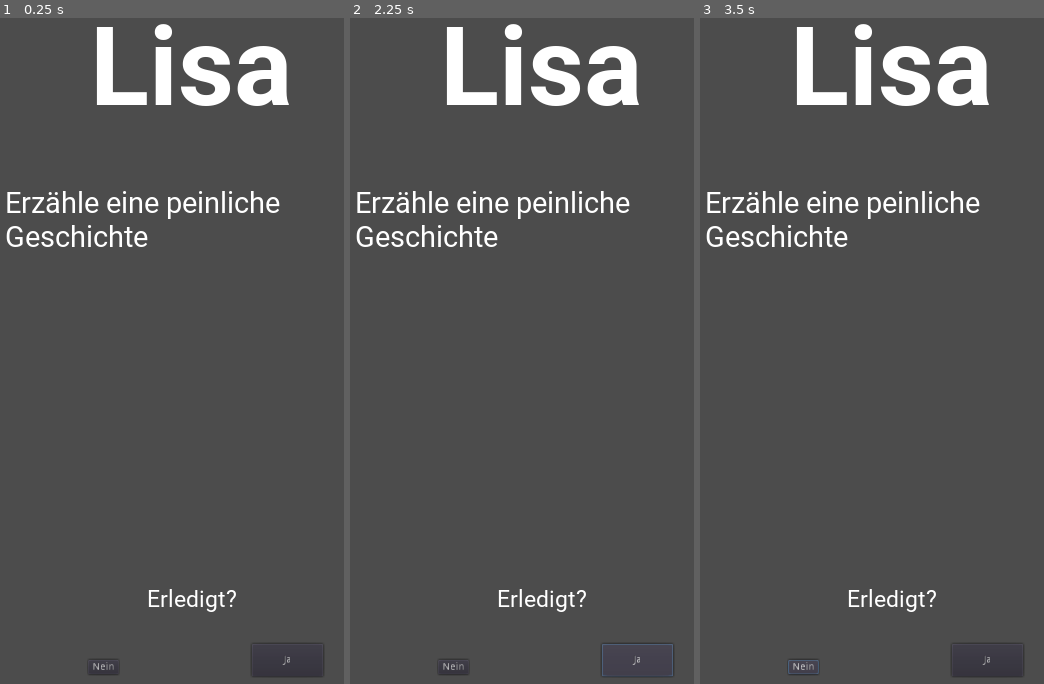
Above: before the commit, frames 1-3 (left to right).
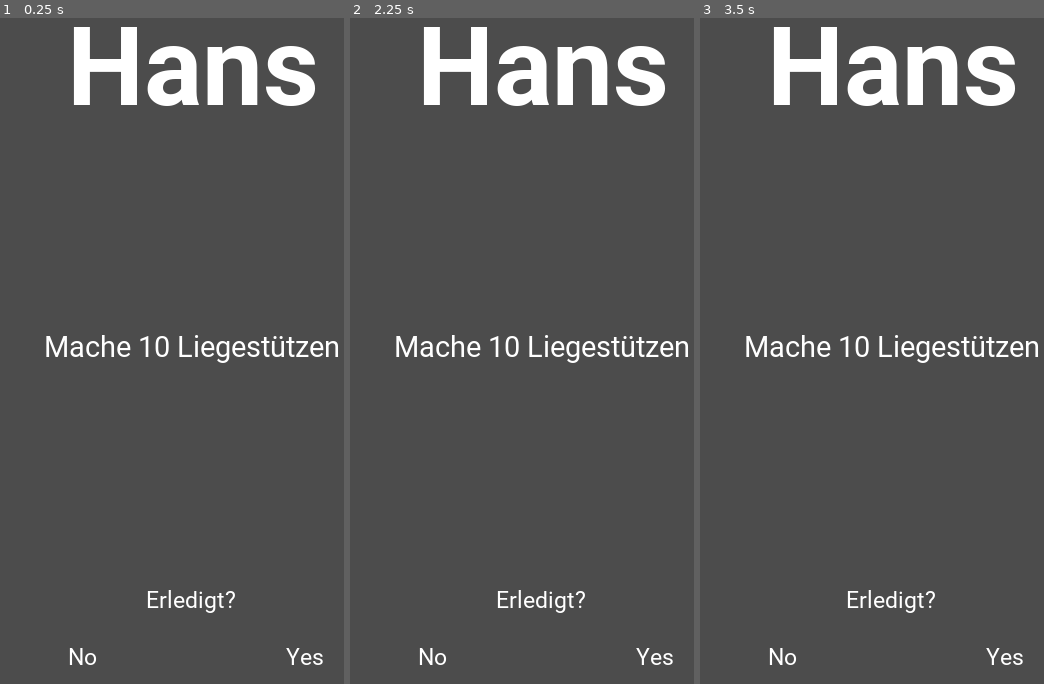
Above: after the commit, the same moments.

Repository: Sajeg/Truth2
Game: Godot game, scene res://Scenes/Main.tscn
Two runs of this game, one before a commit and one after it. Both use one fixed random seed, a clock stepped at 60 frames per second and the inputs below.
Inputs (mouse positions are in pixels of both pictures, inside the frame that each line leads up to):
- Up to frame 1 (0.25 s): no input
- Up to frame 2 (2.25 s): click (638, 657) at 0.5 s, where only the run before the commit has a clickable "Ja"; click (453, 664) at 1.25 s, where only the run before the commit has a clickable "Nein"; click (638, 657) at 2 s, where only the run before the commit has a clickable "Ja"
- Up to frame 3 (3.5 s): click (803, 664) at 2.75 s, where only the run before the commit has a clickable "Nein"

The runs differ from the first frame. In frame 1, 7.0% of the frame differs, in the area x 1-99%, y 0-99%; in frame 2, 7.1%; in frame 3, 7.1%.

Commit message:
Added a Interface for the tasks

Diff:
--- /dev/null
+++ b/Assets/Fonts/standart.tres
@@ -0,0 +1,7 @@
+[gd_resource type="DynamicFont" load_steps=2 format=2]
+
+[ext_resource path="res://Assets/Fonts/Roboto-Regular.ttf" type="DynamicFontData" id=1]
+
+[resource]
+size = 32
+font_data = ExtResource( 1 )
--- a/Scenes/Main.tscn
+++ b/Scenes/Main.tscn
@@ -1,8 +1,10 @@
-[gd_scene load_steps=7 format=2]
+[gd_scene load_steps=8 format=2]
 
 [ext_resource path="res://Scripts/Main.gd" type="Script" id=1]
 [ext_resource path="res://Assets/Fonts/Roboto-Bold.ttf" type="DynamicFontData" id=2]
 [ext_resource path="res://Assets/Fonts/Roboto-Regular.ttf" type="DynamicFontData" id=3]
+[ext_resource path="res://Assets/Fonts/standart.tres" type="DynamicFont" id=4]
+[ext_resource path="res://Assets/nothing.png" type="Texture" id=5]
 
 [sub_resource type="DynamicFont" id=1]
 size = 150
@@ -10,10 +12,6 @@
 
 [sub_resource type="DynamicFont" id=2]
 size = 40
-font_data = ExtResource( 3 )
-
-[sub_resource type="DynamicFont" id=3]
-size = 32
 font_data = ExtResource( 3 )
 
 [node name="Control" type="Control"]
@@ -24,48 +22,85 @@
 [node name="Name" type="Label" parent="."]
 anchor_left = 0.5
 anchor_right = 0.5
-margin_left = -139.0
+margin_left = -279.0
 margin_top = 150.0
-margin_right = 139.0
+margin_right = 284.0
 margin_bottom = 327.0
 custom_fonts/font = SubResource( 1 )
 text = "Lisa"
+align = 1
+valign = 1
 
-[node name="RichTextLabel" type="RichTextLabel" parent="."]
+[node name="CenterContainer" type="VBoxContainer" parent="."]
 anchor_left = 0.5
 anchor_top = 0.5
 anchor_right = 0.5
 anchor_bottom = 0.5
-margin_left = -256.0
-margin_top = -150.0
-margin_right = 238.0
-margin_bottom = 393.0
+margin_left = -245.5
+margin_top = -210.0
+margin_right = 245.5
+margin_bottom = 356.0
+alignment = 1
+
+[node name="RichTextLabel" type="RichTextLabel" parent="CenterContainer"]
+margin_top = 234.0
+margin_right = 491.0
+margin_bottom = 332.0
 custom_fonts/normal_font = SubResource( 2 )
+bbcode_enabled = true
+bbcode_text = "[center]Erzähle eine peinliche Geschichte[/center]"
 text = "Erzähle eine peinliche Geschichte"
 fit_content_height = true
 
-[node name="Label" type="Label" parent="."]
+[node name="done" type="Control" parent="."]
 anchor_left = 0.5
 anchor_top = 1.0
 anchor_right = 0.5
 anchor_bottom = 1.0
+margin_left = -20.0
+margin_top = -150.0
+margin_right = 20.0
+margin_bottom = -110.0
+
+[node name="Done\?" type="Label" parent="done"]
+anchor_left = 0.5
+anchor_top = 0.5
+anchor_right = 0.5
+anchor_bottom = 0.5
 margin_left = -61.5
-margin_top = -150.0
+margin_top = -19.0
 margin_right = 61.5
-margin_bottom = -112.0
-custom_fonts/font = SubResource( 3 )
+margin_bottom = 19.0
+custom_fonts/font = ExtResource( 4 )
 text = "Erledigt?"
 
-[node name="Button" type="Button" parent="."]
-margin_left = 393.0
-margin_top = 1031.0
-margin_right = 491.0
-margin_bottom = 1076.0
-text = "Ja"
+[node name="Yes" type="Label" parent="done"]
+anchor_left = 0.5
+anchor_top = 0.5
+anchor_right = 0.5
+anchor_bottom = 0.5
+margin_left = 130.0
+margin_top = 60.0
+margin_right = 200.0
+margin_bottom = 139.0
+custom_fonts/font = ExtResource( 4 )
+text = "Yes
+"
 
-[node name="Button2" type="Button" parent="."]
-margin_left = 168.0
-margin_top = 1053.0
-margin_right = 210.0
-margin_bottom = 1073.0
-text = "Nein"
+[node name="yes" type="TouchScreenButton" parent="done/Yes"]
+position = Vector2( -50, -23 )
+scale = Vector2( 1.97917, 1.57812 )
+normal = ExtResource( 5 )
+
+[node name="No" type="Label" parent="done"]
+margin_left = -150.0
+margin_top = 80.0
+margin_right = -109.0
+margin_bottom = 118.0
+custom_fonts/font = ExtResource( 4 )
+text = "No"
+
+[node name="no" type="TouchScreenButton" parent="done/No"]
+position = Vector2( -70, -28 )
+scale = Vector2( 1.80208, 1.375 )
+normal = ExtResource( 5 )
--- a/Scripts/Main.gd
+++ b/Scripts/Main.gd
@@ -1,5 +1,9 @@
 extends Control
 
+onready var text_display = get_node("CenterContainer/RichTextLabel")
+onready var name_display = get_node("Name")
+
+var acting_player
 
 var tasks = {
 	"0" : {
@@ -50,15 +54,14 @@
 func _ready():
 	randomize()
 
+	new_player()
 
-	print(get_task())
-	print(get_task())
-	print(get_task())
-	print(get_task())
-	print(get_task())
+func new_player():
+	text_display.bbcode_text = "[center]" + get_task() + "[/center]"
+	name_display.text = acting_player.get("name")
 
 func get_task():
-	var acting_player = players[String(randi() % players.size())]
+	acting_player = players[String(randi() % players.size())]
 	var task = check_task(acting_player.get("sex"), acting_player.get("level"))
 
 	while task == null:
@@ -96,7 +99,6 @@
 		print(acting_player.get("name"))
 		return(task)
 
-	print(acting_player.get("name"))
 	return(task.get("task"))
 
 func check_task(sex, level):
Binary file added: Assets/nothing.png
Not shown, added: Assets/nothing.png.import
